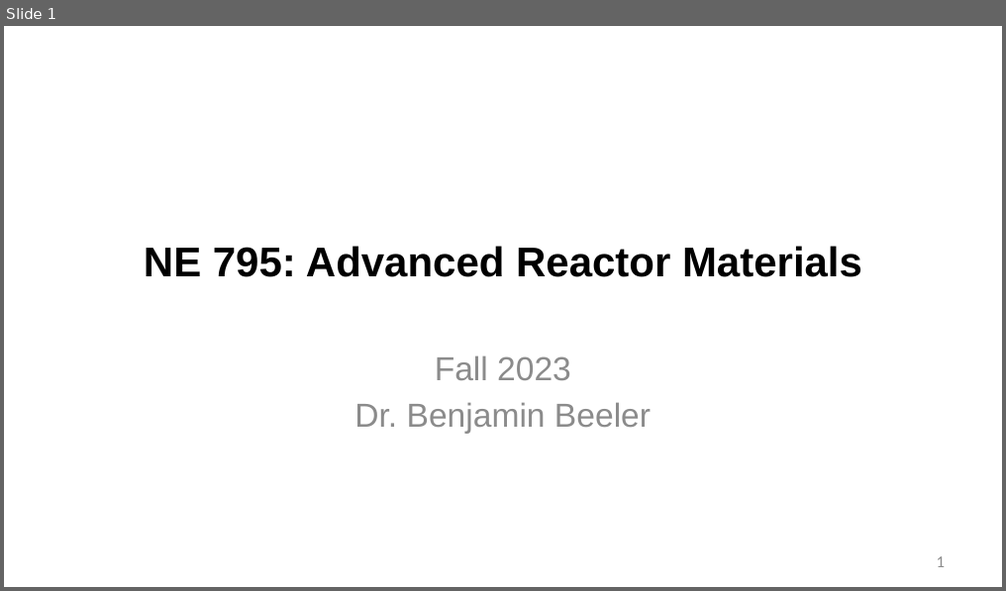
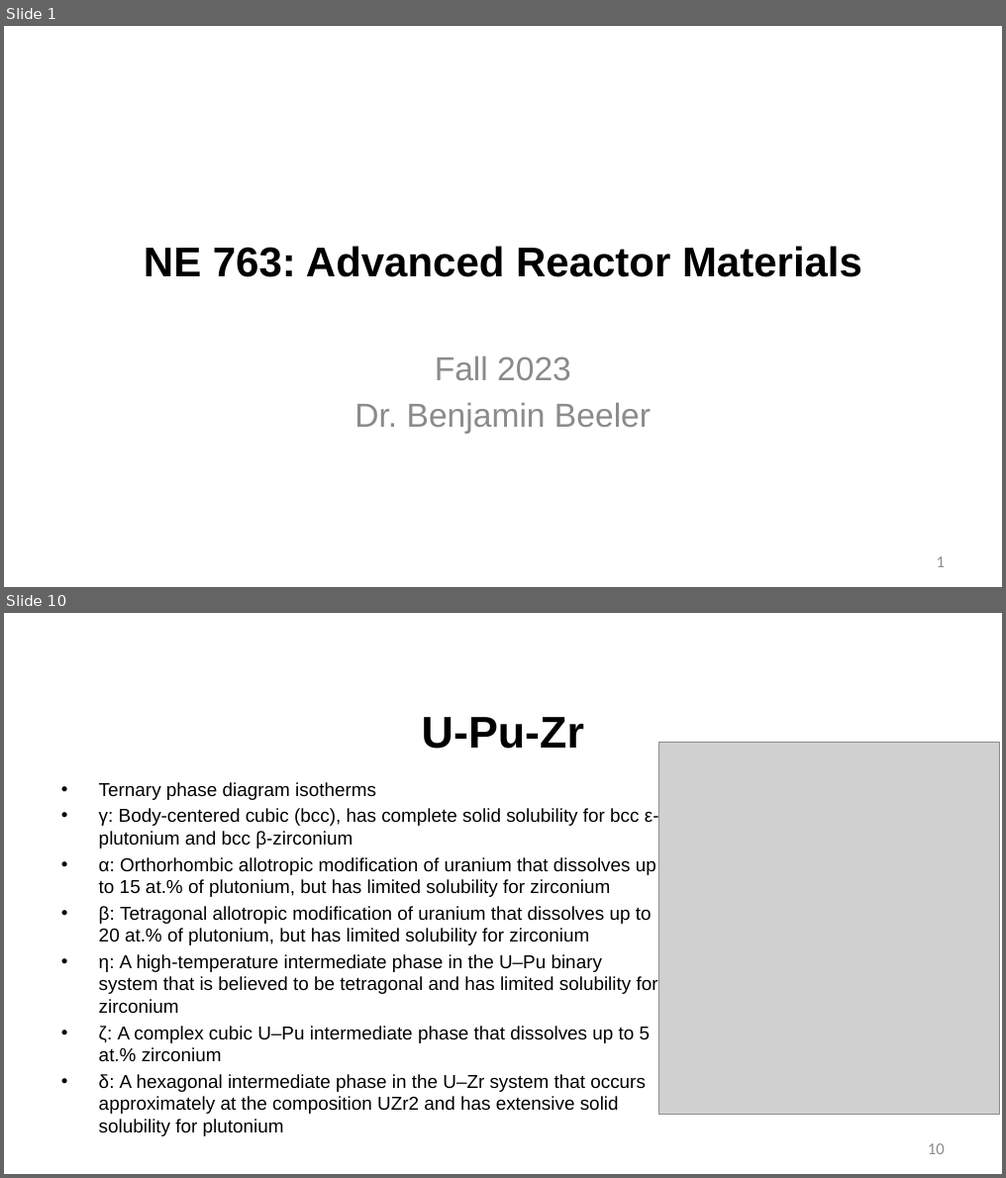
Before and after one commit to benbeeler/TEACHING, a slide deck: Advanced Reactor Materials/Fall2025/Lec9_SFRs.pptx. Shown one above the other, each under a label of ours: slide 1 before the commit, slides 1 and 10 after it; the slides between them are not shown. The pictures are 1006x591 and 1006x1178 pixels, drawn with LibreOffice and Linux fonts; fonts in the diff are those of the drawing; grey boxes stand for pictures; background and template pictures are left out. Boxes give left, top, right and bottom in pixels: in the first picture for what was removed or moved away, otherwise in the second. Text is boxed around its words. In the diff, an @@ line names an element or a change of style, - is before the commit and + after.

```diff
--- a/Advanced Reactor Materials/Fall2025/Lec9_SFRs.pptx
+++ b/Advanced Reactor Materials/Fall2025/Lec9_SFRs.pptx
@@ slide 10 added at <box>4,613,1002,1174</box>, background #FFFFFF @@
@@ title added at <box>422,717,584,749</box>, 42.7 pt, text #000000, bold @@
+U-Pu-Zr
@@ picture added at <box>659,742,1000,1115</box> @@
@@ text added at <box>99,782,659,1114</box>, 18 pt, text #000000 @@
+• Ternary phase diagram isotherms
+• γ: Body-centered cubic (bcc), has complete solid solubility for bcc ε-plutonium and bcc β-zirconium
+• α: Orthorhombic allotropic modification of uranium that dissolves up to 15 at.% of plutonium, but has limited solubility for zirconium
+• β: Tetragonal allotropic modification of uranium that dissolves up to 20 at.% of plutonium, but has limited solubility for zirconium
+• η: A high-temperature intermediate phase in the U–Pu binary system that is believed to be tetragonal and has limited solubility for zirconium
+• ζ: A complex cubic U–Pu intermediate phase that dissolves up to 5 at.% zirconium
+• δ: A hexagonal intermediate phase in the U–Zr system that occurs approximately at the composition UZr2 and has extensive solid solubility for plutonium
@@ page number added at <box>928,1144,944,1155</box>, 16 pt, text #8C8C8C @@
+10
@@ slide 1 changed as well @@
@@ title at <box>144,246,862,277</box>: text changed @@
-NE 795: Advanced Reactor Materials
+NE 763: Advanced Reactor Materials
```
Also in this commit, not shown: 3 other slides changed, 38 other slides added, 30 slides removed, 27 other files.
